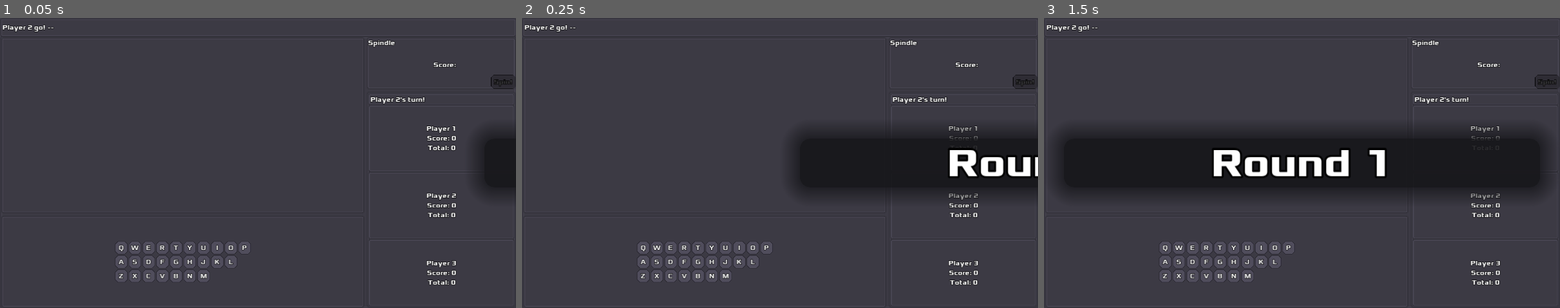
Above: before the commit, frames 1-3 (left to right).
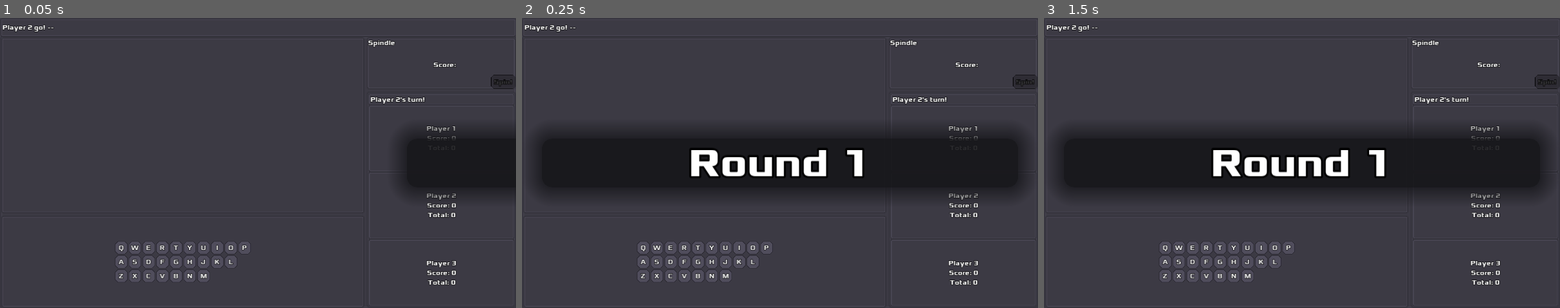
Above: after the commit, the same moments.

Repository: zacryol/spindle-of-serendipity
Game: Godot game, scene res://game/GamePanel.tscn
Same seed, same stepped clock (60 frames per second), same inputs: the game is played once before the commit and once after it. This scene is started directly instead of the project's main scene.
Inputs:
- Up to frame 1 (0.05 s): no input
- Up to frame 2 (0.25 s): no input
- Up to frame 3 (1.5 s): tap Enter at 0.5 s; tap Backspace at 0.6 s; click "Q" at 1.25 s

The runs differ from the first frame. In frame 1, 2.7% of the frame differs, in the area x 77-93%, y 37-65%; in frame 2, 12%, in the area x 3-100%, y 39-61%; in frame 3, 0.3%.
Error in both runs: Division By Zero in operator '%'. (res://system/singletons/EntryManager.gd:71)

Commit message:
sped up anim

Diff:
--- a/godot/game/GamePanel.tscn
+++ b/godot/game/GamePanel.tscn
@@ -29,7 +29,7 @@
 
 [sub_resource type="Animation" id=3]
 resource_name = "In"
-length = 0.5
+length = 0.2
 tracks/0/type = "value"
 tracks/0/path = NodePath("Main:rect_position")
 tracks/0/interp = 1
@@ -37,7 +37,7 @@
 tracks/0/imported = false
 tracks/0/enabled = true
 tracks/0/keys = {
-"times": PoolRealArray( 0, 0.5 ),
+"times": PoolRealArray( 0, 0.2 ),
 "transitions": PoolRealArray( 1, 0.329877 ),
 "update": 0,
 "values": [ Vector2( 1280, 0 ), Vector2( 0, 0 ) ]
@@ -45,7 +45,7 @@
 
 [sub_resource type="Animation" id=4]
 resource_name = "Out"
-length = 0.5
+length = 0.2
 tracks/0/type = "value"
 tracks/0/path = NodePath("Main:rect_position")
 tracks/0/interp = 1
@@ -53,7 +53,7 @@
 tracks/0/imported = false
 tracks/0/enabled = true
 tracks/0/keys = {
-"times": PoolRealArray( 0, 0.5 ),
+"times": PoolRealArray( 0, 0.2 ),
 "transitions": PoolRealArray( 1, 2 ),
 "update": 0,
 "values": [ Vector2( 0, 0 ), Vector2( -1280, 0 ) ]
@@ -182,6 +182,7 @@
 [node name="Main" type="Control" parent="RoundSign"]
 anchor_right = 1.0
 anchor_bottom = 1.0
+margin_right = -0.000244141
 __meta__ = {
 "_edit_use_anchors_": false
 }
